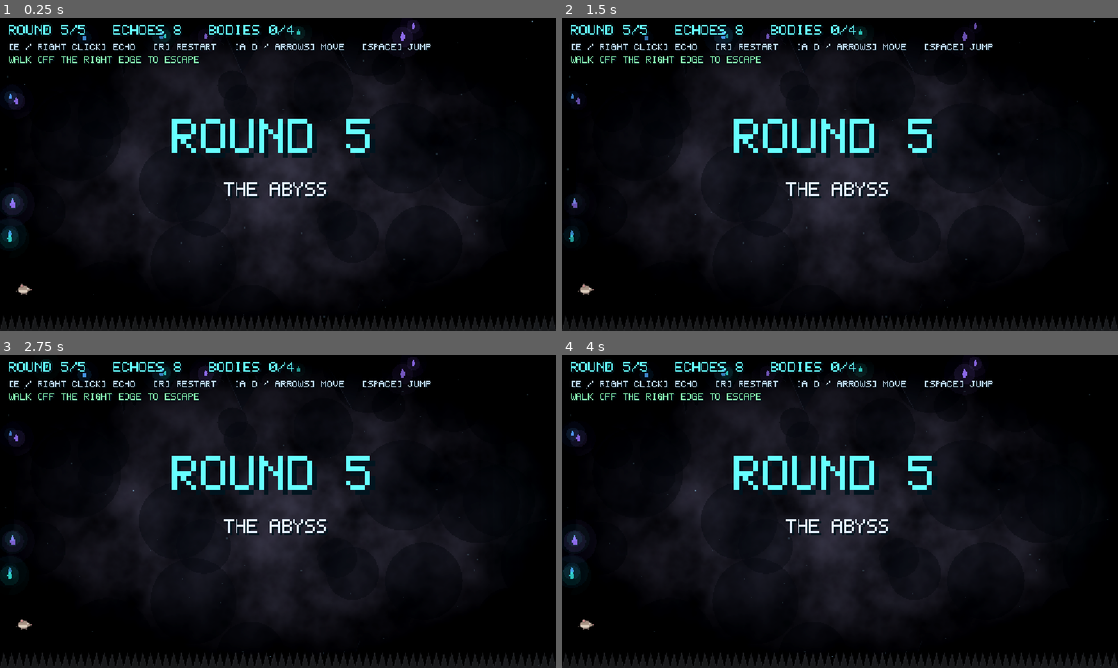
Above: before the commit, frames 1-4 (two rows, left to right).
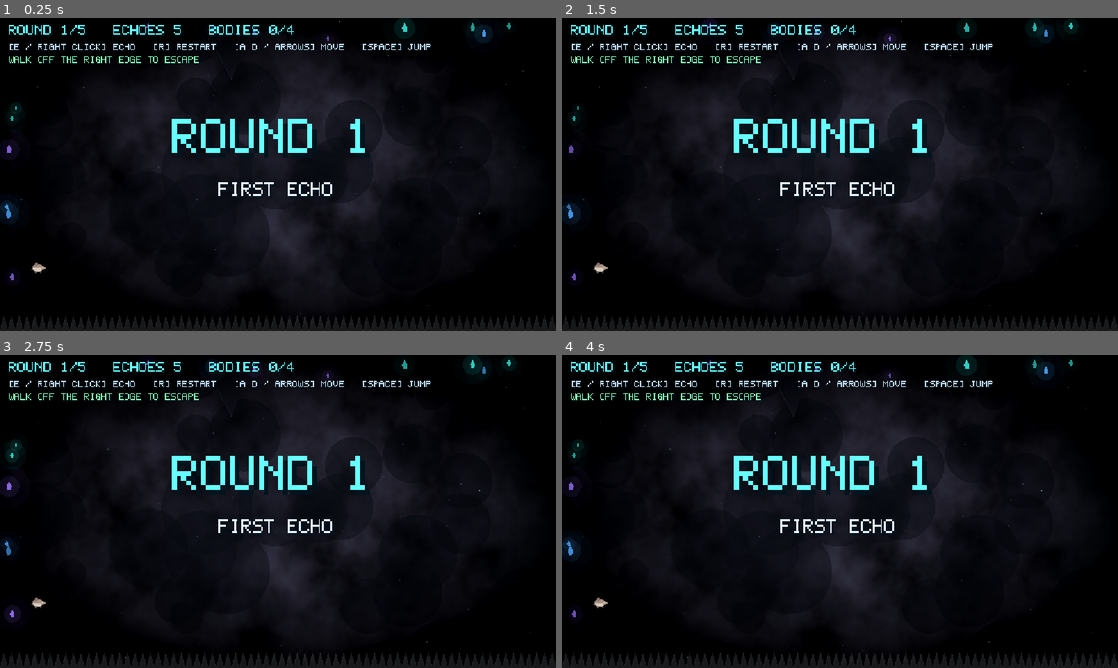
Above: after the commit, the same moments.

Repository: gdhillon0325/HackClub-Haven-vidit-and-gurveer
Game: Godot game, scene res://round1.tscn
Two runs of this game, one before a commit and one after it. Both use one fixed random seed, a clock stepped at 60 frames per second and the inputs below. Before the commit the project starts from res://round5.tscn.
Inputs (mouse positions are in pixels of both pictures, inside the frame that each line leads up to):
- Up to frame 1 (0.25 s): no input
- Up to frame 2 (1.5 s): tap Enter at 0.5 s; move the mouse to (962, 158) at 0.52 s; hold D 0.53-1.25 s; hold R 0.53-1.25 s; click (962, 158) at 0.67 s; tap Space at 0.77, 1.25 s; drag from (728, 190) to (812, 237) at 1.27 s
- Up to frame 3 (2.75 s): move the mouse to (333, 442) at 2.02 s; hold A from 2.03 s (still down); hold R from 2.03 s (still down)
- Up to frame 4 (4 s): release A at 2.75 s; release R at 2.75 s; tap Enter at 2.75 s; drag from (812, 574) to (673, 464) at 2.77 s; move the mouse to (1006, 558) at 3.52 s; hold D from 3.53 s (still down); hold R from 3.53 s (still down); tap Space at 3.77 s

The runs differ from the first frame. In frame 1, 5.2% of the frame differs, in the area x 0-99%, y 0-100%; in frame 2, 4.8%; in frame 3, 5.4%; in frame 4, 5.1%.

Commit message:
abc

Diff:
--- a/bounce-back/project.godot
+++ b/bounce-back/project.godot
@@ -15,7 +15,7 @@
 [application]
 
 config/name="Shrew Sonar"
-run/main_scene="uid://beoiy4tr6a3c8"
+run/main_scene="uid://c8p3jugrluarc"
 config/features=PackedStringArray("4.7")
 
 [display]
Binary file removed: bounce-back/bounce back.icon.png
Not shown, changed: bounce-back/export_presets.cfg
Renamed: bounce-back/bounce back.apple-touch-icon.png -> bounce-back/untitled folder/index.apple-touch-icon.png
Not shown, changed: bounce-back/untitled folder/index.apple-touch-icon.png.import
Binary file added: bounce-back/untitled folder/index.icon.png
Not shown, changed: bounce-back/untitled folder/index.icon.png.import
Binary file added: bounce-back/untitled folder/index.png
Not shown, added: bounce-back/untitled folder/index.png.import
Not shown, added: bounce-back/untitled folder.zip
Not shown, added: bounce-back/untitled folder/index.audio.position.worklet.js
Not shown, added: bounce-back/untitled folder/index.audio.worklet.js
Not shown, added: bounce-back/untitled folder/index.js
(and 2 more such lines)
